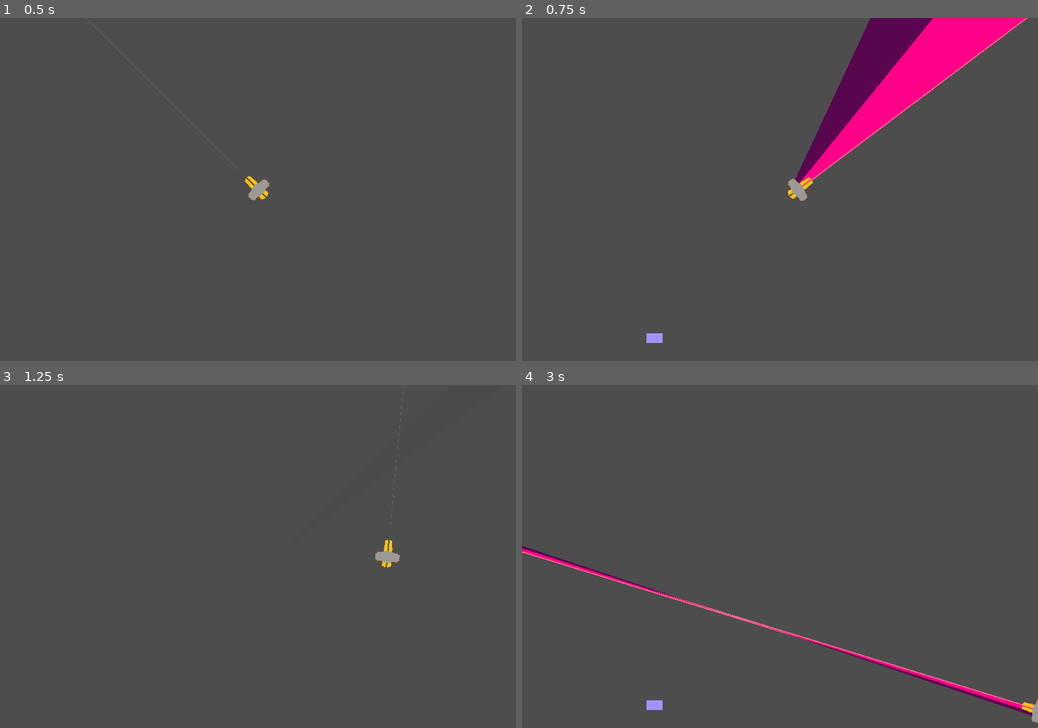
Above: before the commit, frames 1-4 (two rows, left to right).
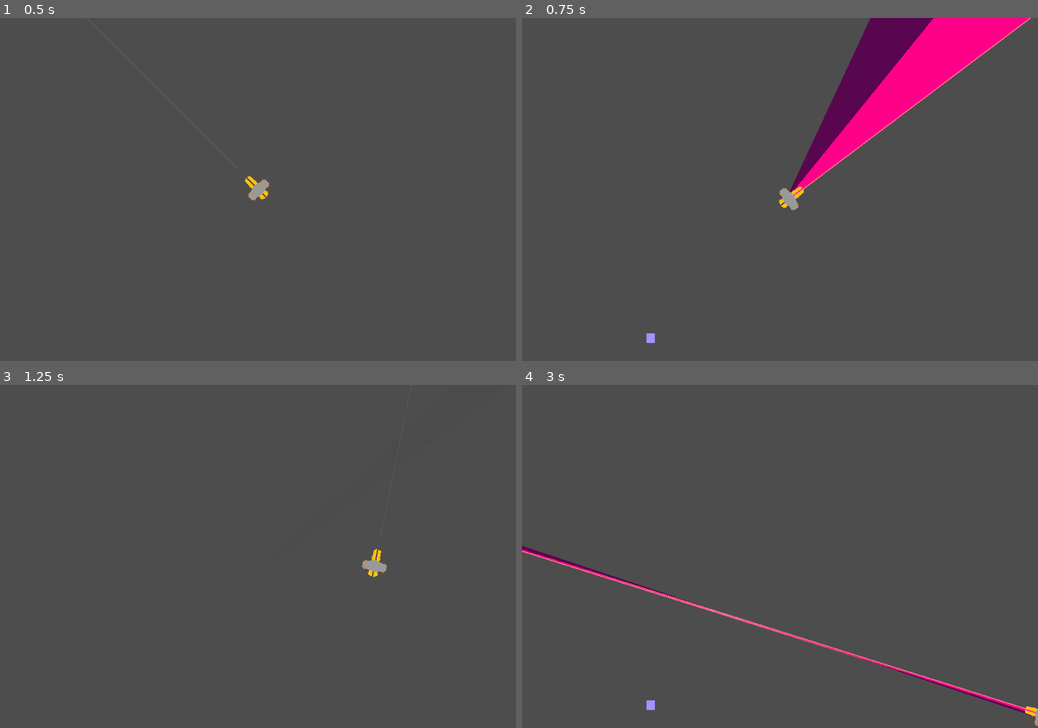
Above: after the commit, the same moments.

Repository: starshinePerigee/gun-with-engine
Game: Godot game, scene res://main.tscn
Same seed, same stepped clock (60 frames per second), same inputs: the game is played once before the commit and once after it.
Inputs (mouse positions are in pixels of both pictures, inside the frame that each line leads up to):
- Up to frame 1 (0.5 s): no input
- Up to frame 2 (0.75 s): tap Enter at 0.5 s; move the mouse to (893, 172) at 0.52 s; hold Right (ui_right) from 0.53 s (still down); click (893, 172) at 0.67 s
- Up to frame 3 (1.25 s): keep holding Right (ui_right)
- Up to frame 4 (3 s): move the mouse to (676, 573) at 1.27 s; release Right (ui_right) at 1.28 s; hold Down (ui_down) 1.28-2.03 s; move the mouse to (831, 481) at 2.02 s; hold Right (ui_right) 2.03-2.78 s; move the mouse to (754, 625) at 2.77 s; hold Up (ui_up) from 2.78 s (still down); click (754, 625) at 2.92 s

Frame 1 is identical in both runs. In frame 2, 0.9% of the frame differs, in the area x 25-99%, y 0-95%; in frame 3, 0.4%; in frame 4, 1.0%, in the area x 0-100%, y 47-100%.

Commit message:
Added main weapon knockback

Diff:
--- a/main.tscn
+++ b/main.tscn
@@ -21,7 +21,6 @@
 
 [node name="PlayerLaser" parent="Player" instance=ExtResource("4_2d1p7")]
 rotation = -1.5708
-laser_heat_capacity = 1.0
 laser_uptime = 0.4
 
 [node name="SpawnTimer" type="Timer" parent="."]
@@ -41,6 +40,7 @@
 autostart = true
 
 [connection signal="firing_status" from="Player" to="Player/PlayerLaser" method="_on_player_firing_status"]
+[connection signal="knockback" from="Player/PlayerLaser" to="Player" method="apply_knockback"]
 [connection signal="laser_cool" from="Player/PlayerLaser" to="HeatBar" method="cooldown"]
 [connection signal="laser_heat_percent_is" from="Player/PlayerLaser" to="HeatBar" method="set_size"]
 [connection signal="laser_overheated" from="Player/PlayerLaser" to="HeatBar" method="overheat"]
--- a/player.gd
+++ b/player.gd
@@ -26,6 +26,7 @@
 		var weapon = debug_weapon.instantiate()
 		weapon.rotation = -PI/2
 		firing_status.connect(weapon._on_player_firing_status)
+		weapon.knockback.connect(apply_knockback)
 		add_child(weapon)
 
 
@@ -103,6 +104,13 @@
 		current_velocity.y = 0
 
 
+func apply_knockback(knockback):
+	var knockback_vector = Vector2(cos(rotation+PI/2), sin(rotation+PI/2))
+	knockback_vector *= knockback
+	position += knockback_vector
+	current_velocity += knockback_vector
+
+
 # Called every frame. 'delta' is the elapsed time since the previous frame.
 func _process(delta):
 	rotate_ship_clamped(delta, get_target_angle())
--- a/player_laser.gd
+++ b/player_laser.gd
@@ -1,6 +1,7 @@
 extends Node2D
 
 signal take_damage()
+signal knockback(knockback: int)
 
 signal laser_heat_percent_is(strength: float)
 signal laser_overheated
@@ -17,6 +18,7 @@
 var cooldown_factor = 1.0
 var laser_cooling_down = false
 var laser_heat = 0
+@export var knockback_factor = 400
 
 var last_position = Vector2()
 var last_rotation = 0.0
@@ -33,7 +35,7 @@
 	# handling for debug
 	if get_parent() == get_tree().root:
 		debug = true
-		self.position = Vector2(200, 200)
+		position = Vector2(200, 200)
 		$Intersect.visible = true
 
 
@@ -43,7 +45,55 @@
 		global_rotation = (get_global_mouse_position() - global_position).angle()
 		laser_firing = not Input.is_mouse_button_pressed(MOUSE_BUTTON_LEFT)
 		laser_locked = false
+		position.x = fmod((position.x + delta * 500 - 200), 800) + 200
 	do_laser(delta)
+
+
+func draw_sweep():
+	var far_point_old = Vector2(cos(last_rotation), sin(last_rotation))
+	far_point_old = far_point_old * 5000 + last_position
+	var far_point_new = Vector2(cos(global_rotation), sin(global_rotation))
+	far_point_new = far_point_new * 5000 + global_position
+
+	# special logic to handle if the polygon wants to cross itself
+	var intersection = Geometry2D.segment_intersects_segment(
+			last_position, far_point_old, global_position, far_point_new
+		)
+	if intersection:
+		# these intersect so draw as two triangles,
+		# because a polygon crossing itself doesn't draw.
+		var graphic_near = lasergraphic.instantiate()
+		var near_poly = PackedVector2Array([
+			intersection,
+			global_position,
+			last_position
+		])
+		graphic_near.polygon = near_poly
+		get_tree().get_root().add_child(graphic_near)
+
+		var graphic_far = lasergraphic.instantiate()
+		var far_poly = PackedVector2Array([
+			intersection,
+			far_point_old,
+			far_point_new
+		])
+		graphic_far.polygon = far_poly
+		get_tree().get_root().add_child(graphic_far)
+		if debug:
+			$Intersect.global_position = intersection
+			$Intersect.visible = true
+	else:
+		var graphic = lasergraphic.instantiate()
+		var graph_poly = PackedVector2Array([
+			last_position,
+			global_position,
+			far_point_new,
+			far_point_old
+		])
+		graphic.polygon = graph_poly
+		get_tree().get_root().add_child(graphic)
+		if debug:
+			$Intersect.visible = false
 
 
 func do_laser(delta):
@@ -64,48 +114,9 @@
 			laser_cooling_down = true
 			laser_locked = true
 
-		var far_point_old = Vector2(cos(last_rotation), sin(last_rotation))
-		far_point_old = far_point_old * 5000 + last_position
-		var far_point_new = Vector2(cos(global_rotation), sin(global_rotation))
-		far_point_new = far_point_new * 5000 + global_position
+		knockback.emit(delta*knockback_factor)
 
-		# special logic to handle if the polygon wants to cross itself
-		var intersection = Geometry2D.segment_intersects_segment(
-				last_position, far_point_old, global_position, far_point_new
-			)
-		if intersection:
-			# these intersect so draw as two triangles,
-			# because a polygon crossing itself doesn't draw.
-			var graphic_near = lasergraphic.instantiate()
-			var near_poly = PackedVector2Array([
-				intersection,
-				global_position,
-				last_position
-			])
-			graphic_near.polygon = near_poly
-			get_tree().get_root().add_child(graphic_near)
-
-			var graphic_far = lasergraphic.instantiate()
-			var far_poly = PackedVector2Array([
-				intersection,
-				far_point_old,
-				far_point_new
-			])
-			graphic_far.polygon = far_poly
-			get_tree().get_root().add_child(graphic_far)
-#			$Intersect.global_position = intersection
-#			$Intersect.visible = true
-		else:
-			var graphic = lasergraphic.instantiate()
-			var graph_poly = PackedVector2Array([
-				last_position,
-				global_position,
-				far_point_new,
-				far_point_old
-			])
-			graphic.polygon = graph_poly
-			get_tree().get_root().add_child(graphic)
-#			$Intersect.visible = false
+		draw_sweep()
 
 	last_position = global_position
 	last_rotation = global_rotation
